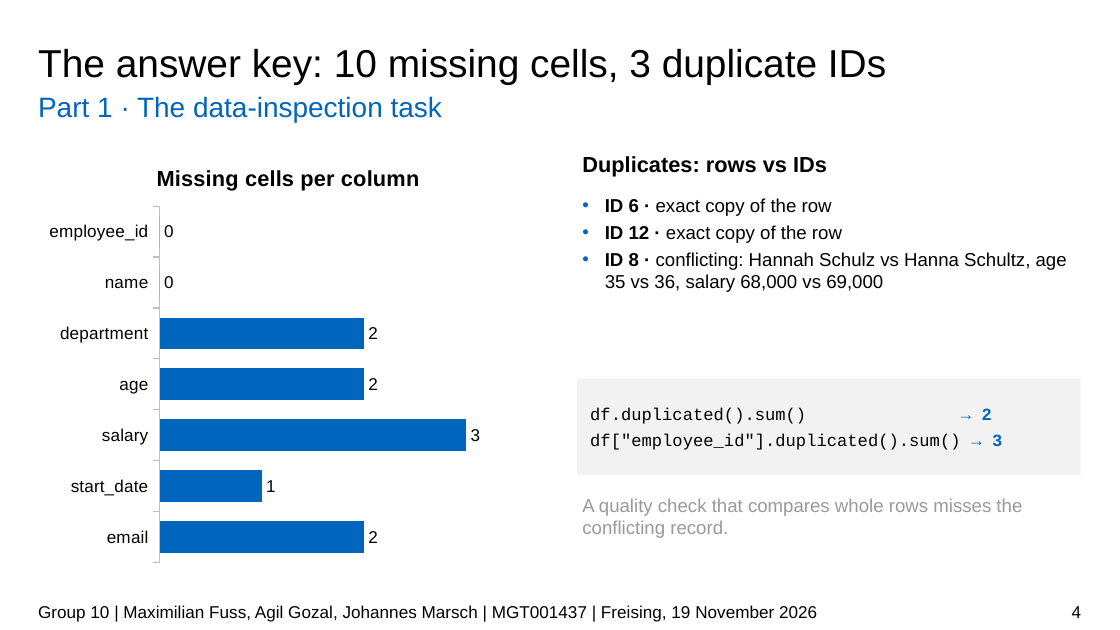
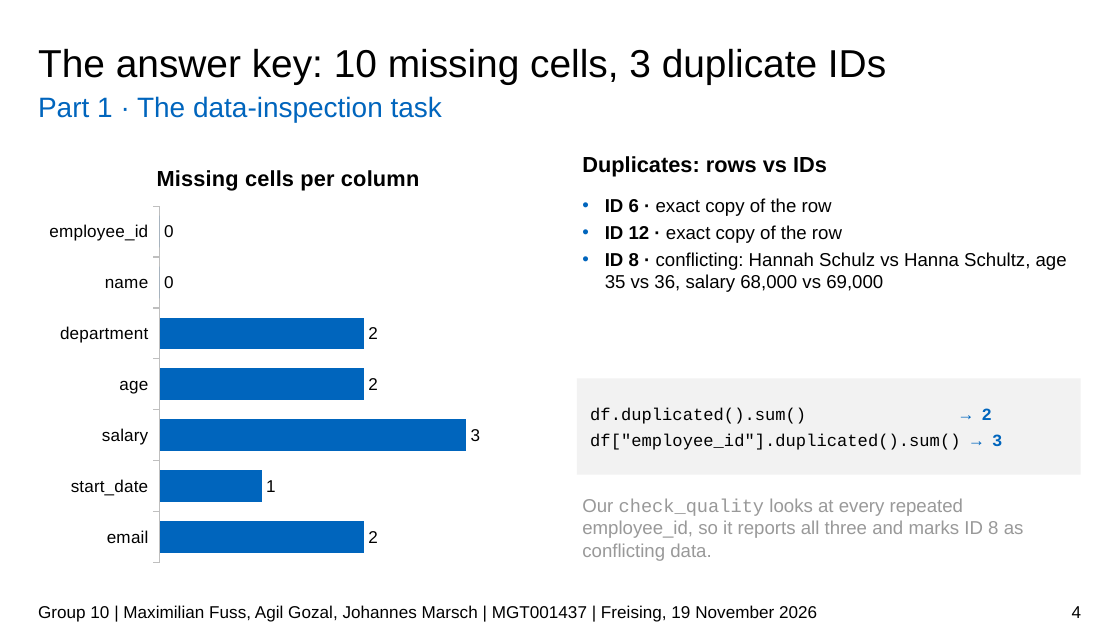
Before and after one commit to JPMarsch/Python_Group_10, a slide deck: slide 4 of presentation/G10_presentation_draft.pptx. Drawn at 1120x630 pixels with LibreOffice and Linux fonts; fonts in the diff are those of the drawing; background and template pictures are left out. Boxes give left, top, right and bottom in pixels: in the first picture for what was removed or moved away, otherwise in the second. Text is boxed around its words. In the diff, an @@ line names an element or a change of style, - is before the commit and + after.

```diff
--- a/presentation/G10_presentation_draft.pptx
+++ b/presentation/G10_presentation_draft.pptx
@@ text at (582, 498, 1024, 561): text changed @@
-A quality check that compares whole rows misses the conflicting record.
+Our check_quality looks at every repeated employee_id, so it reports all three and marks ID 8 as conflicting data.
```
Also in this commit, not shown: 13 other slides changed.
